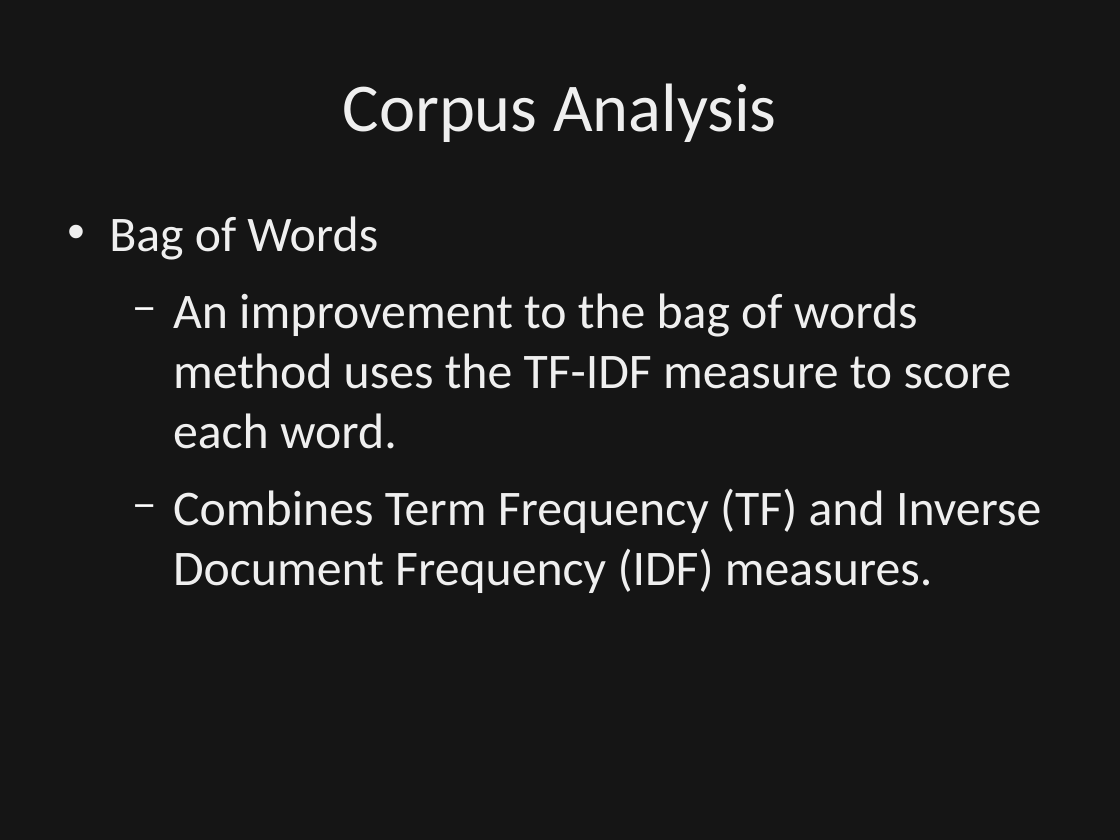
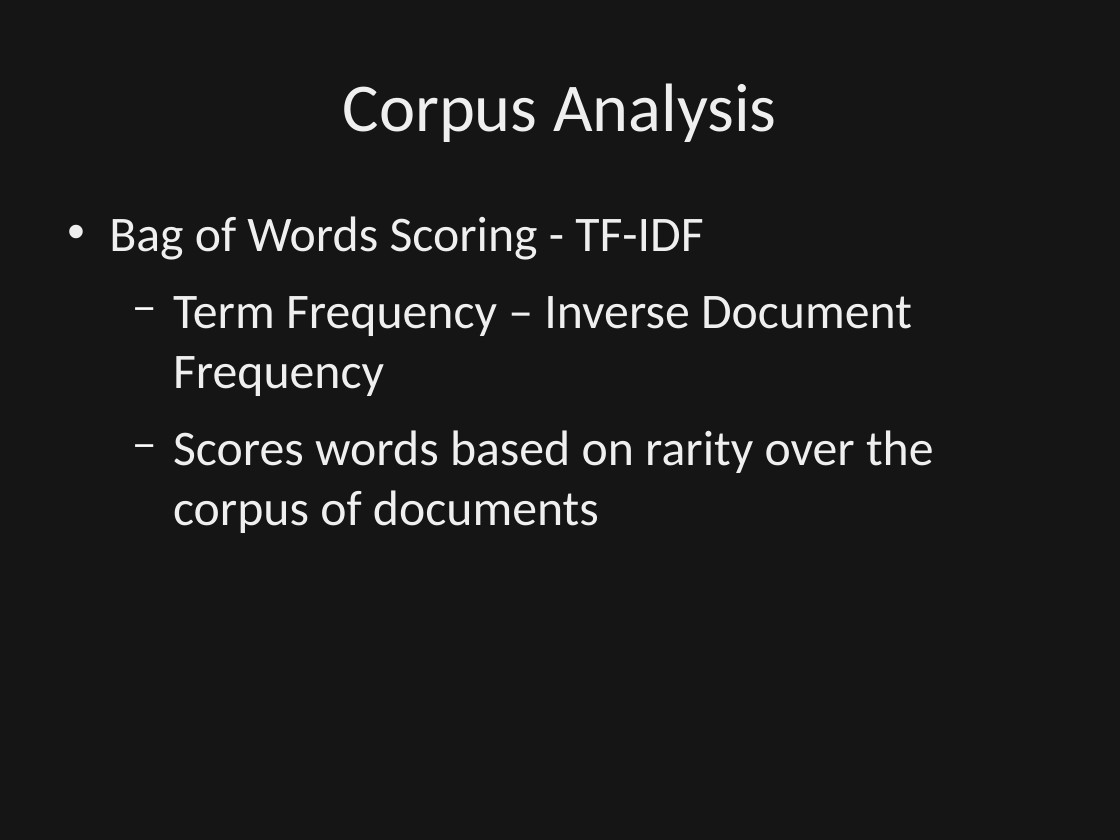
Before and after one commit to dbowmans46/PracticalProgramming, a slide deck: slide 58 of Session 7 - Python/Instructional Material/Session 7 - Python Brief Intro to NLP.odp (slide 55 before the commit). Drawn at 1120x840 pixels with LibreOffice and Linux fonts; fonts in the diff are those of the drawing; background and template pictures are left out; a plain dark background stands for a picture behind light text. Boxes give left, top, right and bottom in pixels: in the first picture for what was removed or moved away, otherwise in the second. Text is boxed around its words. In the diff, an @@ line names an element or a change of style, - is before the commit and + after.

```diff
--- a/Session 7 - Python/Instructional Material/Session 7 - Python Brief Intro to NLP.odp
+++ b/Session 7 - Python/Instructional Material/Session 7 - Python Brief Intro to NLP.odp
@@ text at [109, 216, 934, 533]: text changed @@
-• Bag of Words
-  − An improvement to the bag of words method uses the TF-IDF measure to score each word.
-  − Combines Term Frequency (TF) and Inverse Document Frequency (IDF) measures.
+• Bag of Words Scoring - TF-IDF
+  − Term Frequency – Inverse Document Frequency
+  − Scores words based on rarity over the corpus of documents
```
Also in this commit, not shown: 5 other slides changed, 3 slides added, 1 other file.
